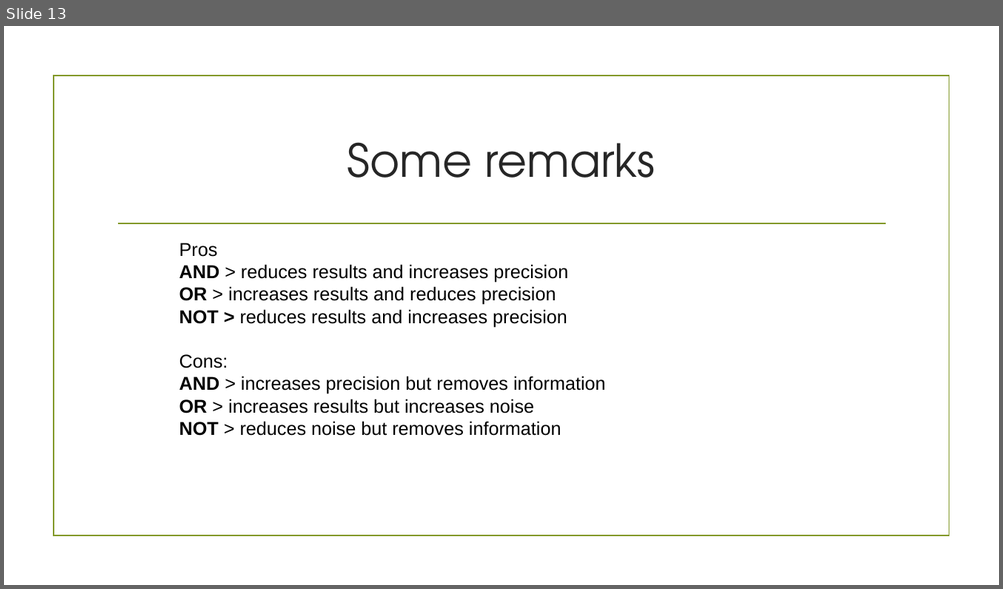
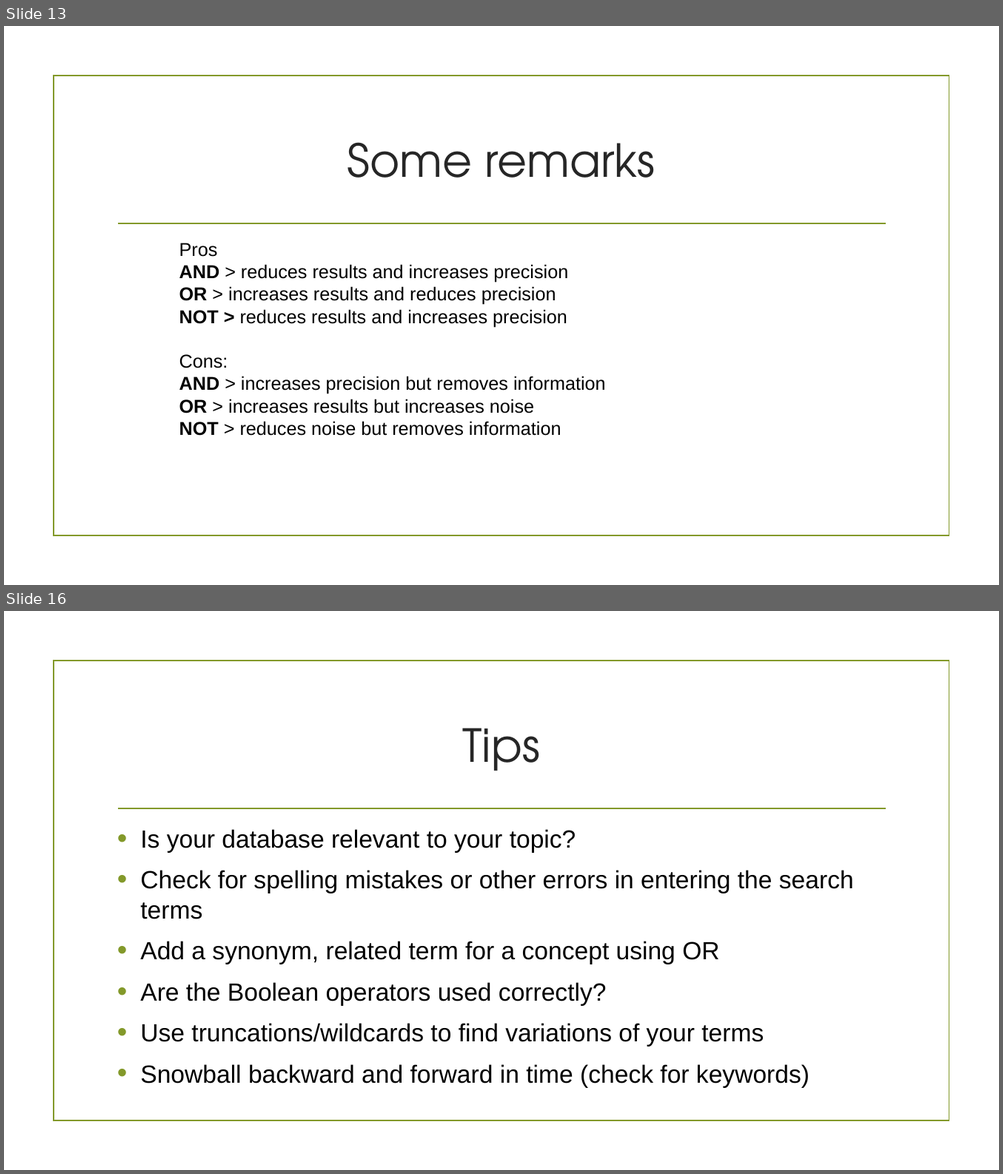
Before and after one commit to wamartinez/sacs, a slide deck: Modulo1/ClaseSem1_OperadoresBooleanos.pptx. Shown one above the other, each under a label of ours: slide 13 before the commit, slides 13 and 16 after it; the slides between them are not shown. The pictures are 1003x589 and 1003x1174 pixels, drawn with LibreOffice and Linux fonts; fonts in the diff are those of the drawing; background and template pictures are left out. Boxes give left, top, right and bottom in pixels: in the first picture for what was removed or moved away, otherwise in the second. Text is boxed around its words. In the diff, an @@ line names an element or a change of style, - is before the commit and + after.

```diff
--- a/Modulo1/ClaseSem1_OperadoresBooleanos.pptx
+++ b/Modulo1/ClaseSem1_OperadoresBooleanos.pptx
@@ slide 16 added at box(4, 611, 999, 1170), background picture (left out); not listed: 2 template elements that a slide beside it also shows @@
@@ title added at box(463, 728, 540, 771), 44 pt, text #262626 @@
+Tips
@@ text added at box(140, 829, 854, 1088), 24 pt, text #000000 @@
+• Is your database relevant to your topic?
+• Check for spelling mistakes or other errors in entering the search terms
+• Add a synonym, related term for a concept using OR
+• Are the Boolean operators used correctly?
+• Use truncations/wildcards to find variations of your terms
+• Snowball backward and forward in time (check for keywords)
```
Also in this commit, not shown: 5 slides changed, 1 other slide added.
